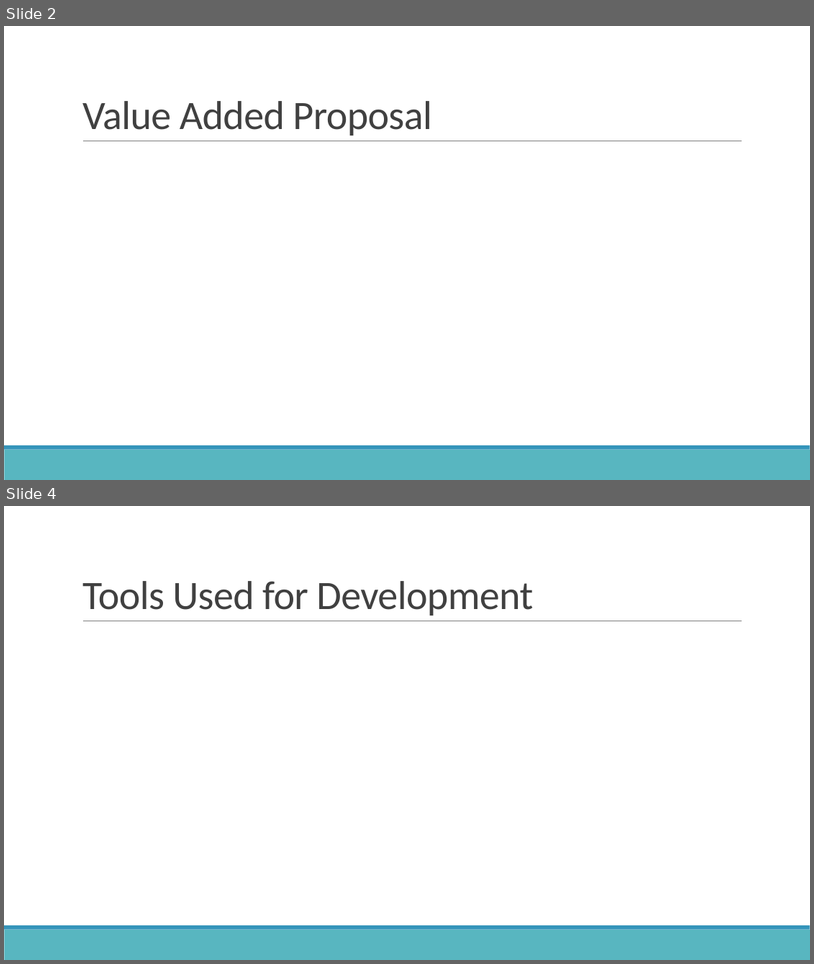
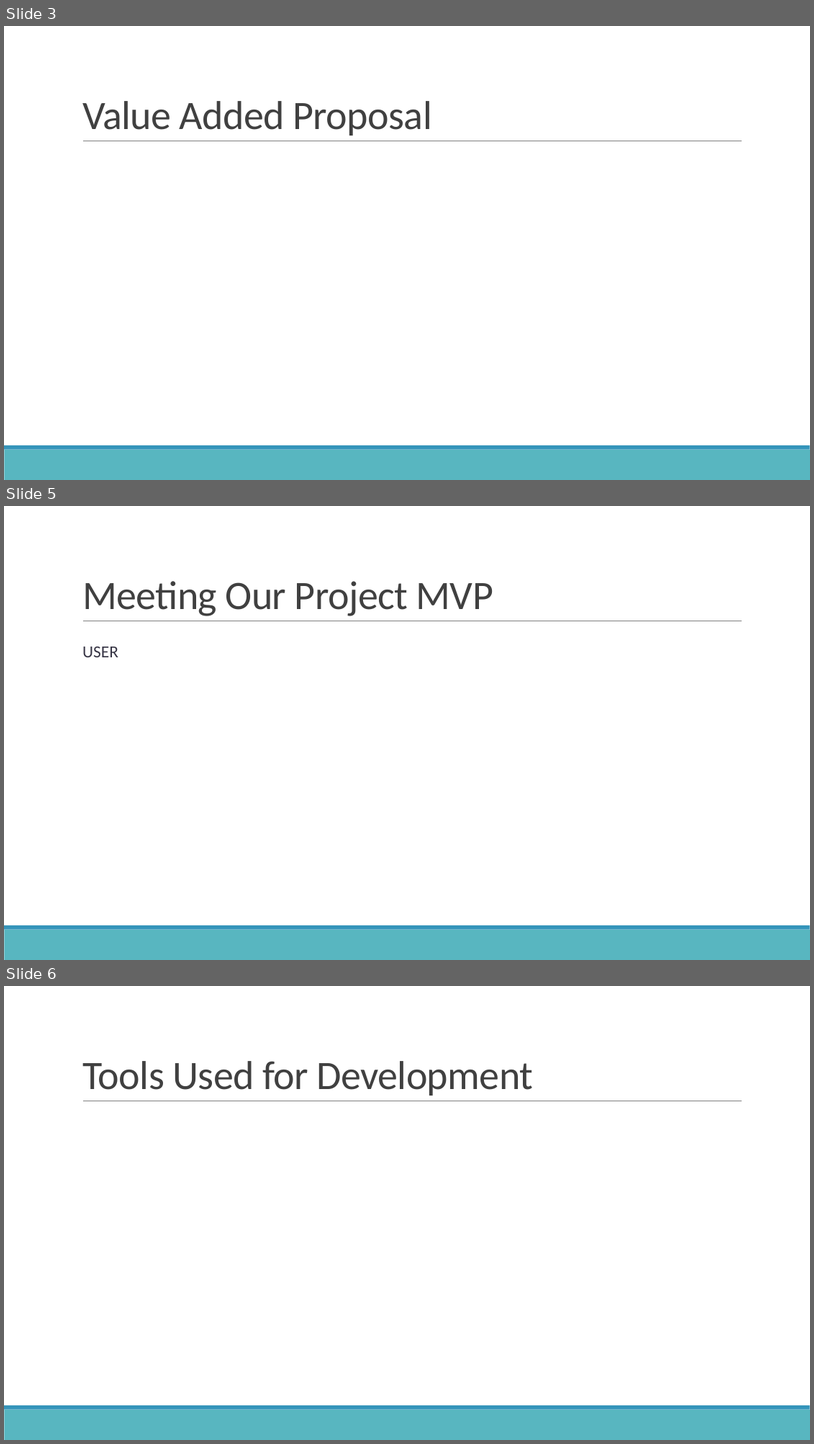
Before and after one commit to Group4Project1/project1, a slide deck: Assets/presentation/Group 4 Project 1 Presentation.pptx. Shown one above the other, each under a label of ours: slides 2 and 4 before the commit, slides 3, 5 and 6 after it; the slides between them are not shown. The pictures are 814x964 and 814x1444 pixels, drawn with LibreOffice and Linux fonts; fonts in the diff are those of the drawing. Boxes give left, top, right and bottom in pixels: in the first picture for what was removed or moved away, otherwise in the second. Text is boxed around its words. In the diff, an @@ line names an element or a change of style, - is before the commit and + after.

```diff
--- a/Assets/presentation/Group 4 Project 1 Presentation.pptx
+++ b/Assets/presentation/Group 4 Project 1 Presentation.pptx
@@ slide 5 added at <box>4,506,810,960</box>, background #FFFFFF; not listed: 3 template elements that a slide beside it also shows @@
@@ title added at <box>82,581,494,616</box>, 48 pt, text #404040 @@
+Meeting Our Project MVP
@@ text added at <box>82,646,118,657</box>, 20 pt, text #373545 @@
+USER
@@ what was slide 2 is now slide 3 @@
@@ what was slide 4 is now slide 6 @@
```
Also in this commit, not shown: 4 other slides added, 1 other file.
